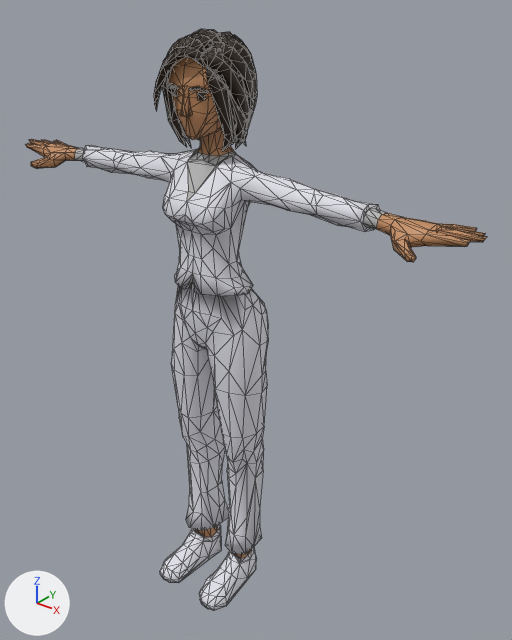
Renders of the glTF model js/models/avatars/club-crowd-vf6.glb from each side of a commit.
Both versions are drawn from a 50 mm lens placed at (1.347, -1.551, 1.968), pointed at (0.086, 0.026, 0.991). Every picture has the same lights, and +X, +Y and +Z are marked at lower left. The first picture is the older version. Mesh edges are drawn as thin lines. Vertices at exactly the same position are counted once.

In view in the first picture: 'Suit_Body'.
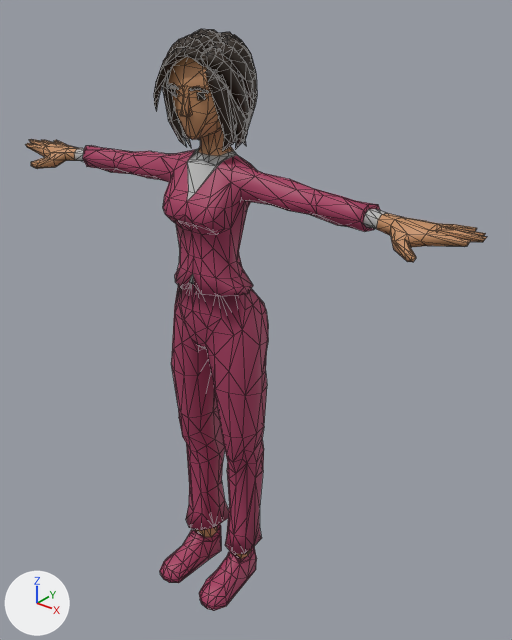
Diff of the bpy script that builds the scene:
```diff
--- a/js/models/avatars/club-crowd-vf6.glb.py
+++ b/js/models/avatars/club-crowd-vf6.glb.py
@@ me_suit_body @@
 me_suit_body.from_pydata(...)  # 1674 vertices, 3240 faces; spans x -0.82..0.82, y -0.27..0.1, z 0.0..1.84
 # used by ob_suit_body; location = (0.0, 0.0, 0.0)
+# me_suit_body part 1: 1244 faces centred in x -0.54..0.54, y -0.27..0.06, z 0.0..1.51 are repainted in the vertex colours; the middle colour goes from white #e2e2ea to pink #a83d62
 me_suit_body.materials.append(mat_crowd)
```

Where the change shows, as pixel boxes (x1, y1, x2, y2) in the pictures (512 x 640 px):
part 1 of me_suit_body, recoloured (white to pink): (83, 145, 380, 611) in both
